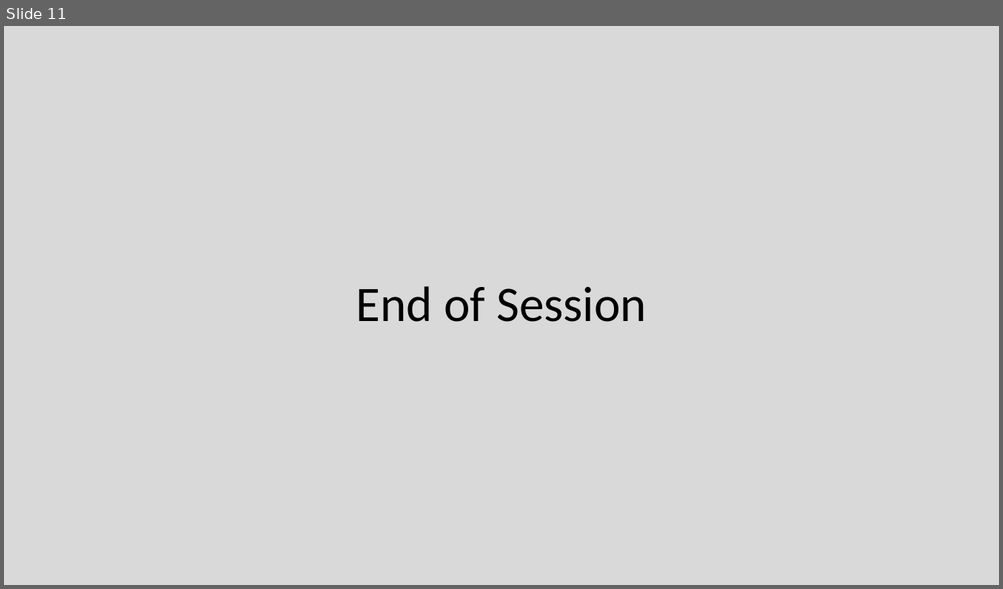
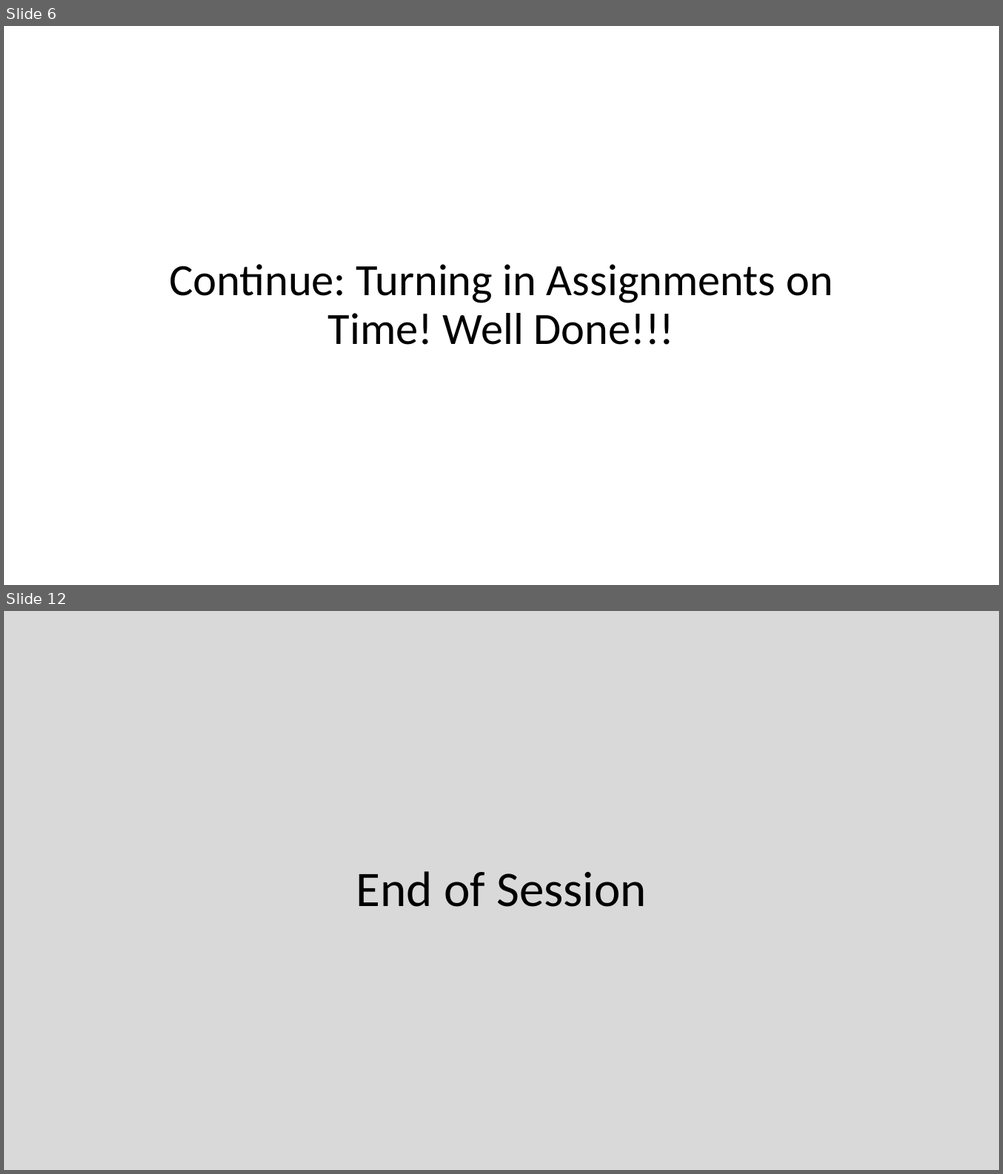
Before and after one commit to EricJPogue/CPSC-24500, a slide deck: lecture-slides/2019-09-06-oop.pptx. Shown one above the other, each under a label of ours: slide 11 before the commit, slides 6 and 12 after it; the slides between them are not shown. The pictures are 1003x589 and 1003x1174 pixels, drawn with LibreOffice and Linux fonts; fonts in the diff are those of the drawing. Boxes give left, top, right and bottom in pixels: in the first picture for what was removed or moved away, otherwise in the second. Text is boxed around its words. In the diff, an @@ line names an element or a change of style, - is before the commit and + after.

```diff
--- a/lecture-slides/2019-09-06-oop.pptx
+++ b/lecture-slides/2019-09-06-oop.pptx
@@ slide 6 added at (x1=4, y1=26, x2=999, y2=585), background #FFFFFF @@
@@ title added at (x1=169, y1=264, x2=833, y2=345), 43.2 pt, text #000000 @@
+Continue: Turning in Assignments on Time! Well Done!!!
@@ what was slide 11 is now slide 12 @@
```
Also in this commit, not shown: 4 slides changed, 9 other slides added, 6 slides removed, 3 other files.
